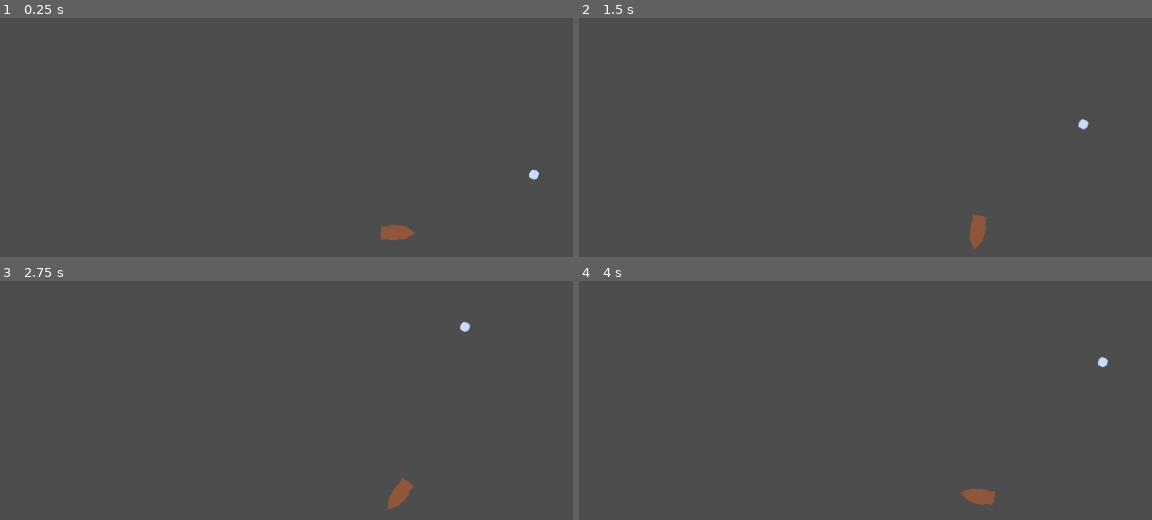
Above: before the commit, frames 1-4 (two rows, left to right).
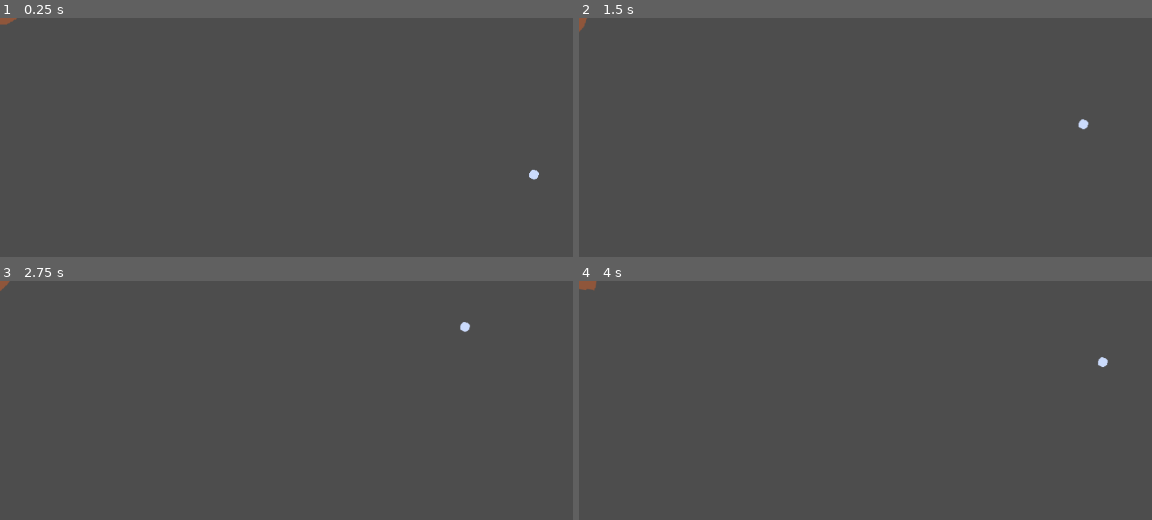
Above: after the commit, the same moments.

Repository: AndyVN2000/k-jam-2024
Game: Godot game, scene res://sea_map.tscn
The game is run twice, just before and just after one commit, with the same random seed, the same clock (stepped at 60 frames per second) and the same inputs. The project has no main scene, so this scene is started directly.
Inputs:
- Up to frame 1 (0.25 s): no input
- Up to frame 2 (1.5 s): tap Enter at 0.5 s; hold Right (ui_right) 0.53-1.28 s; hold Left (ui_left) from 1.28 s (still down)
- Up to frame 3 (2.75 s): tap Space at 2 s; release Left (ui_left) at 2.03 s; hold Right (ui_right) from 2.03 s (still down)
- Up to frame 4 (4 s): release Right (ui_right) at 3.53 s; hold Left (ui_left) from 3.53 s (still down)

The runs differ from the first frame. In frame 1, 0.4% of the frame differs, in the area x 0-73%, y 0-93%; in frame 2, 0.4%; in frame 3, 0.3%; in frame 4, 0.4%, in the area x 0-73%, y 0-94%.

Commit message:
Added viewport displaying the sea map

Diff:
--- /dev/null
+++ b/SeaMap.tscn
@@ -0,0 +1,34 @@
+[gd_scene load_steps=4 format=3 uid="uid://dp84w6idsrsec"]
+
+[ext_resource type="PackedScene" uid="uid://besrp0y36utci" path="res://ship.tscn" id="1_gkdmh"]
+[ext_resource type="PackedScene" uid="uid://dqo13aryubtnr" path="res://rock.tscn" id="2_31b1a"]
+[ext_resource type="Texture2D" uid="uid://bw10dfrvf1o0n" path="res://art/sea_map_texture.png" id="3_k5j3f"]
+
+[node name="SubViewportContainer" type="SubViewportContainer"]
+anchors_preset = 6
+anchor_left = 1.0
+anchor_top = 0.5
+anchor_right = 1.0
+anchor_bottom = 0.5
+offset_left = -250.0
+offset_top = -125.0
+offset_bottom = 125.0
+grow_horizontal = 0
+grow_vertical = 2
+
+[node name="SubViewport" type="SubViewport" parent="."]
+handle_input_locally = false
+size = Vector2i(250, 250)
+render_target_update_mode = 4
+
+[node name="Ship" parent="SubViewport" instance=ExtResource("1_gkdmh")]
+z_index = 1
+position = Vector2(125, 125)
+
+[node name="Rock" parent="SubViewport" instance=ExtResource("2_31b1a")]
+z_index = 1
+position = Vector2(140, 30)
+
+[node name="Sprite2D" type="Sprite2D" parent="SubViewport"]
+texture = ExtResource("3_k5j3f")
+centered = false
--- a/ship.tscn
+++ b/ship.tscn
@@ -4,7 +4,6 @@
 [ext_resource type="Texture2D" uid="uid://c1d6lw0kgcae" path="res://art/alpha_ship.png" id="1_y71xq"]
 
 [node name="Ship" type="Area2D"]
-position = Vector2(574, 310)
 script = ExtResource("1_sucn4")
 metadata/_edit_group_ = true
 
